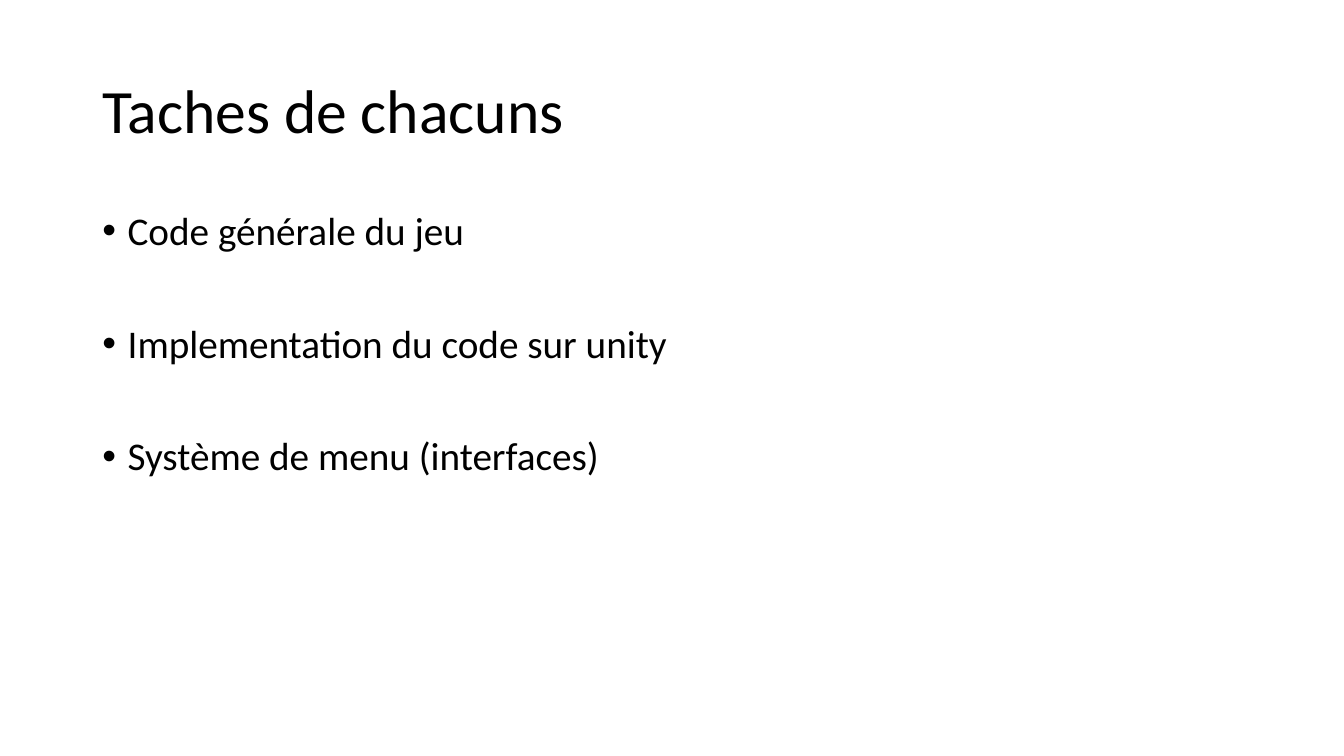
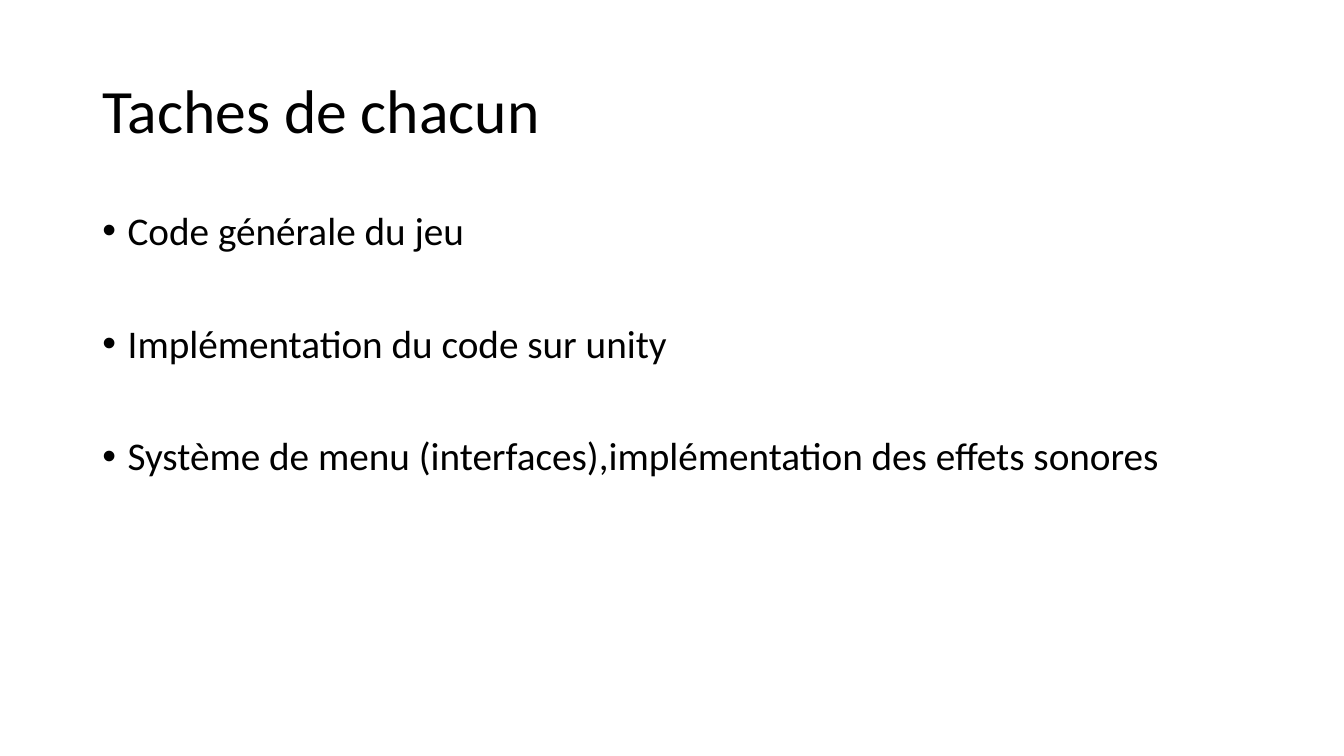
Before and after one commit to AlexandrEpita/Bizarre-Chess-Adventure, a slide deck: slide 5 of diapo soutenance.odp. Drawn at 1344x756 pixels with LibreOffice and Linux fonts; fonts in the diff are those of the drawing. Boxes give left, top, right and bottom in pixels: in the first picture for what was removed or moved away, otherwise in the second. Text is boxed around its words. In the diff, an @@ line names an element or a change of style, - is before the commit and + after.

```diff
--- a/diapo soutenance.odp
+++ b/diapo soutenance.odp
@@ title at (102,90,539,134): text changed @@
-Taches de chacuns
+Taches de chacun
@@ text at (128,330,1158,477): text changed @@
-• Implementation du code sur unity
-• Système de menu (interfaces)
+• Implémentation du code sur unity
+• Système de menu (interfaces),implémentation des effets sonores
```
Also in this commit, not shown: 6 other slides changed, 1 other file.
